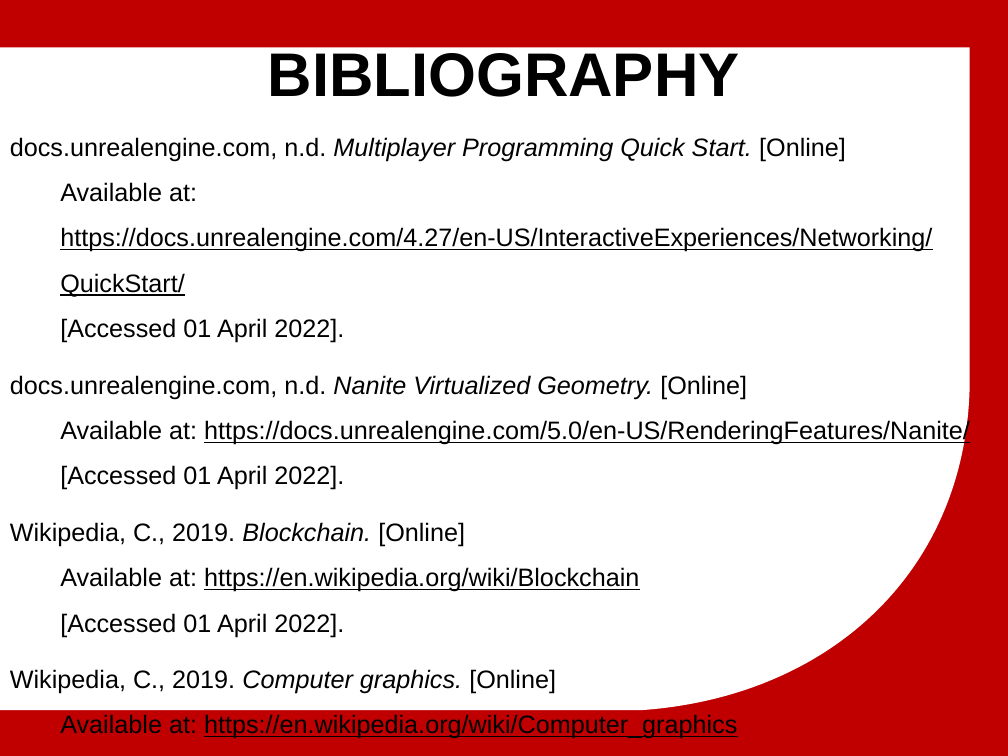
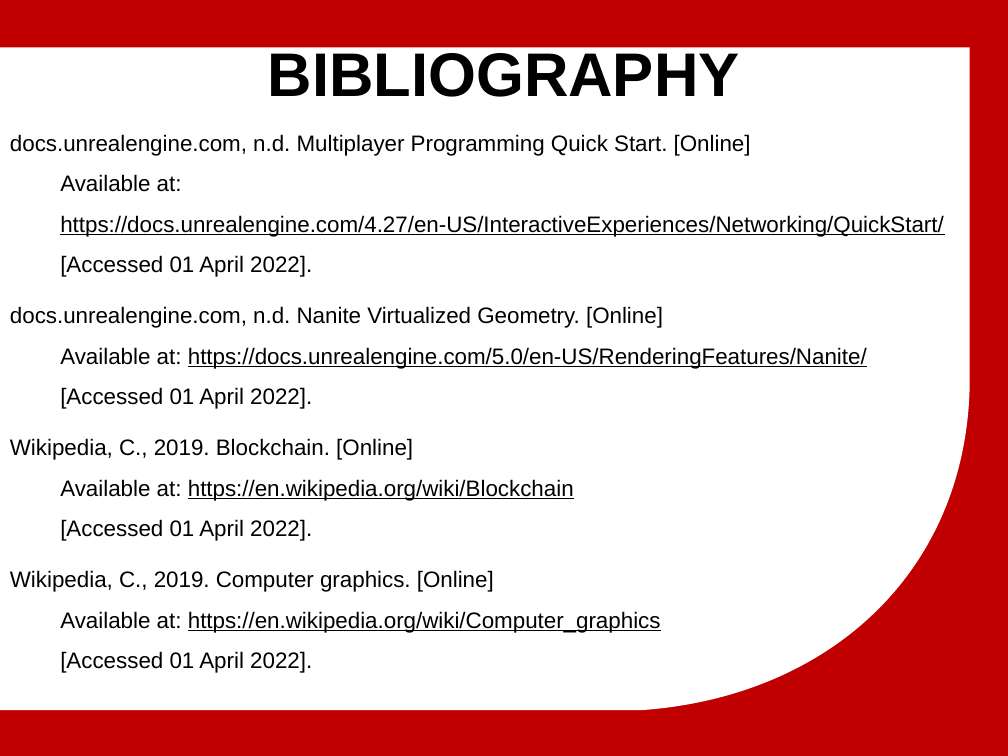
Before and after one commit to michailmarkou1995/BSc-Computer-Science-Projects, a slide deck: slide 29 of MENTAL WEALTH PROFESSIONAL LIFE 3 (PROJECT) (CN6000)/Research_Thesis_Main/Μητροπολιτικό Κολλέγιο_ΣΕΚΦ[Μιχαηλ Μαρκου] Advanced multiplayer game mechanics.pptx. Drawn at 1008x756 pixels with LibreOffice and Linux fonts; fonts in the diff are those of the drawing; background and template pictures are left out. Boxes give left, top, right and bottom in pixels: in the first picture for what was removed or moved away, otherwise in the second. Text is boxed around its words. In the diff, an @@ line names an element or a change of style, - is before the commit and + after.

```diff
--- a/MENTAL WEALTH PROFESSIONAL LIFE 3 (PROJECT) (CN6000)/Research_Thesis_Main/Μητροπολιτικό Κολλέγιο_ΣΕΚΦ[Μιχαηλ Μαρκου] Advanced multiplayer game mechanics.pptx
+++ b/MENTAL WEALTH PROFESSIONAL LIFE 3 (PROJECT) (CN6000)/Research_Thesis_Main/Μητροπολιτικό Κολλέγιο_ΣΕΚΦ[Μιχαηλ Μαρκου] Advanced multiplayer game mechanics.pptx
@@ text "docs.unrealengine.com, n.d. Multiplayer Programming Quick ..." at (10, 134, 943, 673): size 18 to 16 pt; italic off in "Multiplayer Programming Quick Start.", "Nanite Virtualized Geometry.", "Blockchain.", "Computer graphics." @@
```
Also in this commit, not shown: 2 other slides changed, 1 other file.
